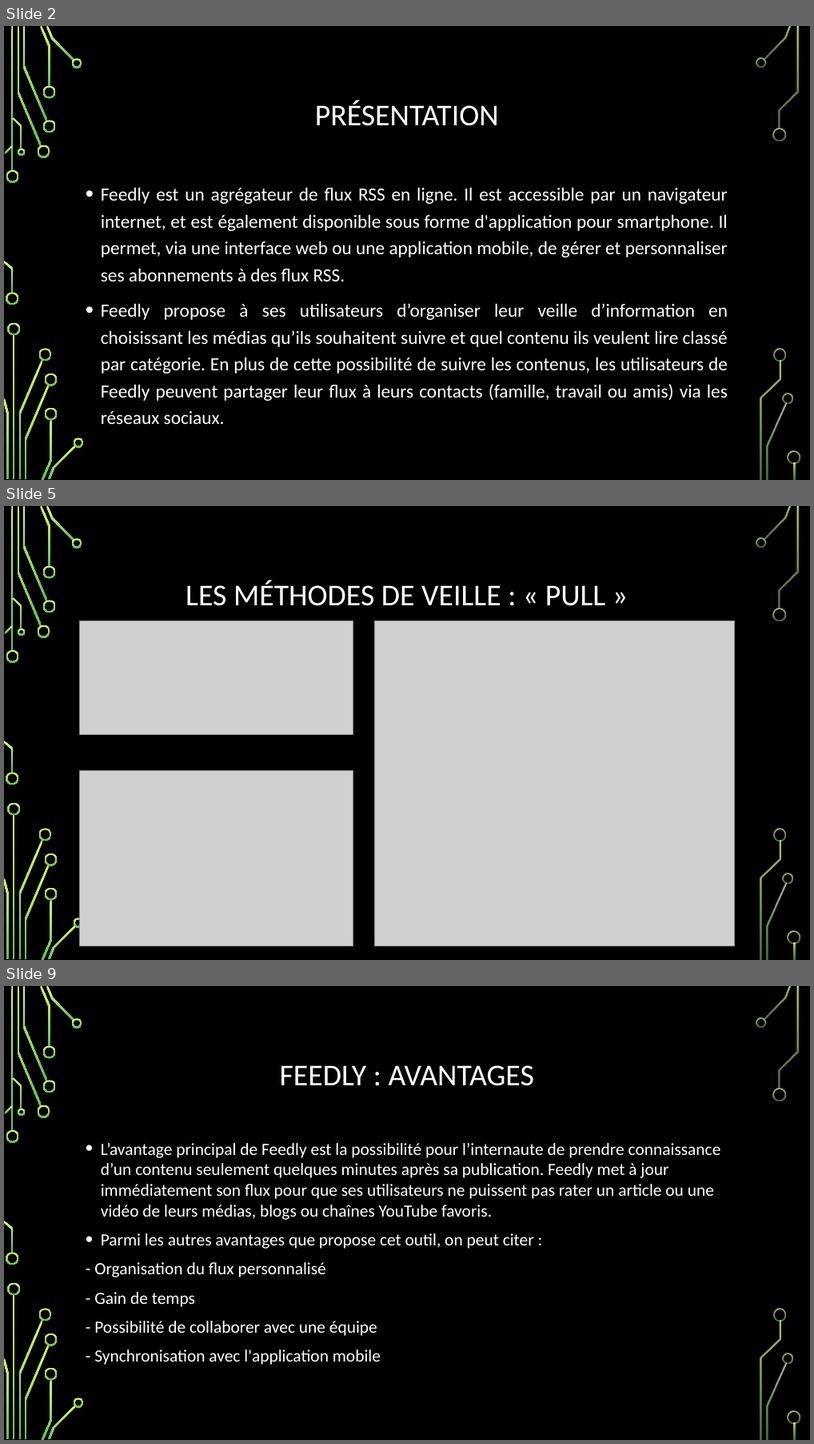
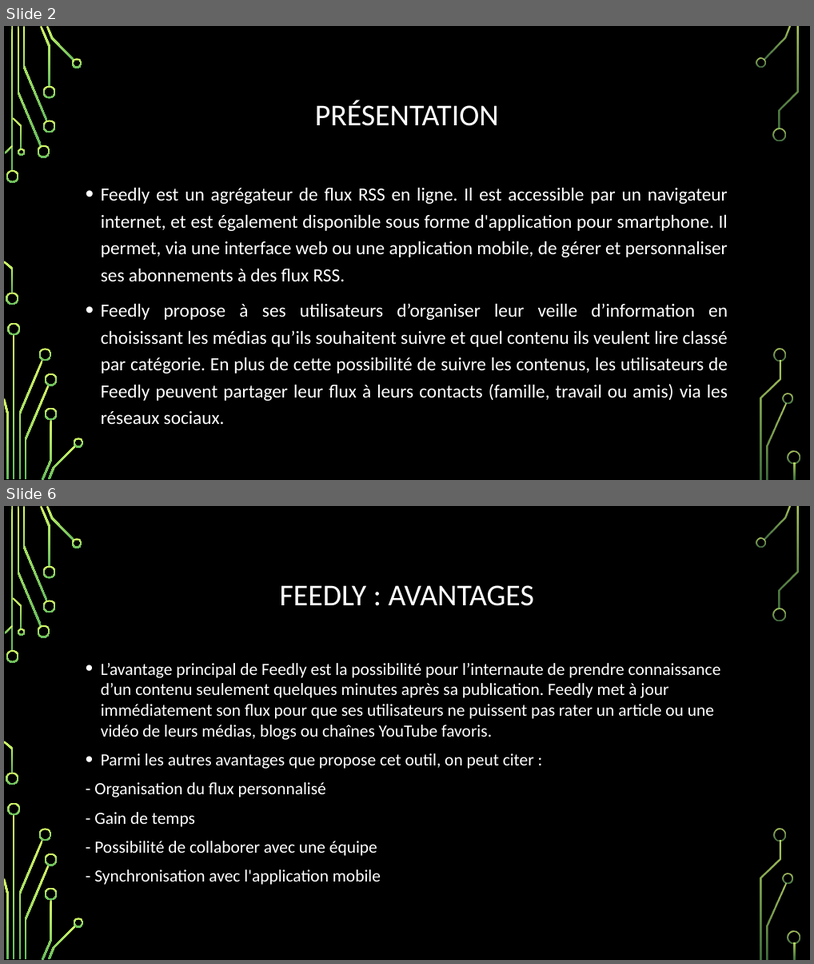
Before and after one commit to sunny-biard/MenuMaker, a slide deck: Old/Veille pptx.pptx. Shown one above the other, each under a label of ours: slides 2, 5 and 9 before the commit, slides 2 and 6 after it; the slides between them are not shown. The pictures are 814x1444 and 814x964 pixels, drawn with LibreOffice and Linux fonts; fonts in the diff are those of the drawing; grey boxes stand for pictures; background and template pictures are left out. Boxes give left, top, right and bottom in pixels: in the first picture for what was removed or moved away, otherwise in the second. Text is boxed around its words. In the diff, an @@ line names an element or a change of style, - is before the commit and + after.

```diff
--- a/Old/Veille pptx.pptx
+++ b/Old/Veille pptx.pptx
@@ slide 5 removed at box(4, 506, 810, 960), background picture (left out); not listed: 36 template elements that a slide beside it also shows @@
@@ title removed at box(186, 580, 606, 606) @@
-LES MÉTHODES DE VEILLE : « PULL »
@@ picture removed at box(80, 621, 353, 734) @@
@@ picture removed at box(375, 621, 734, 946) @@
@@ picture removed at box(80, 770, 353, 946) @@
@@ what was slide 9 is now slide 6 @@
```
Also in this commit, not shown: 3 slides added, 6 other slides removed, 1 other file.
